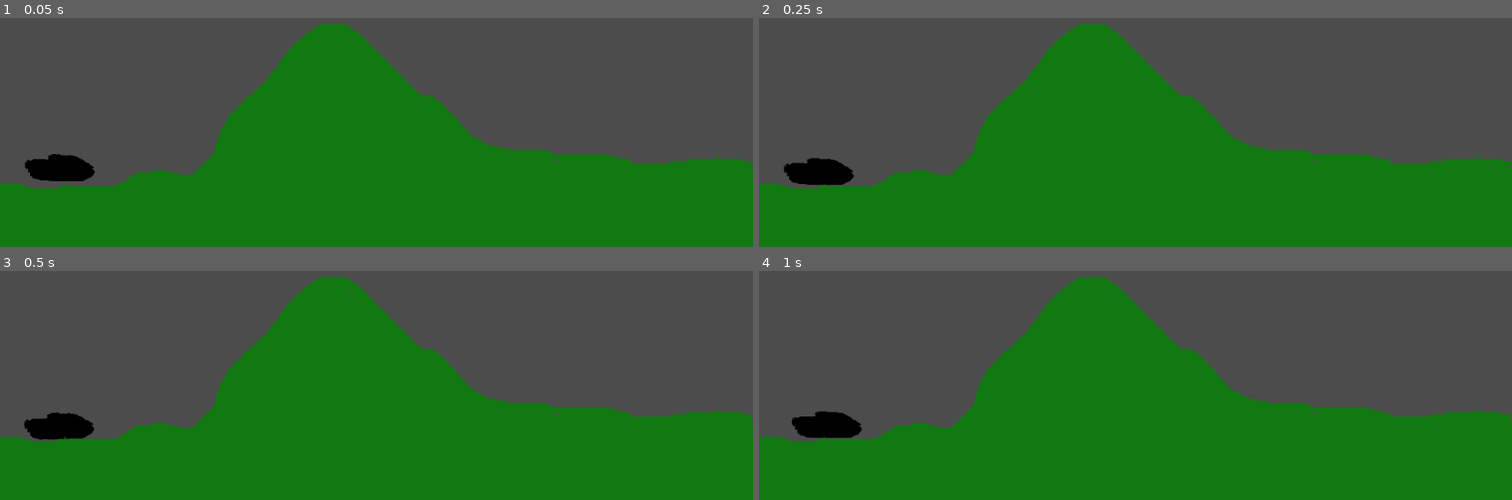
Above: before the commit, frames 1-4 (two rows, left to right).
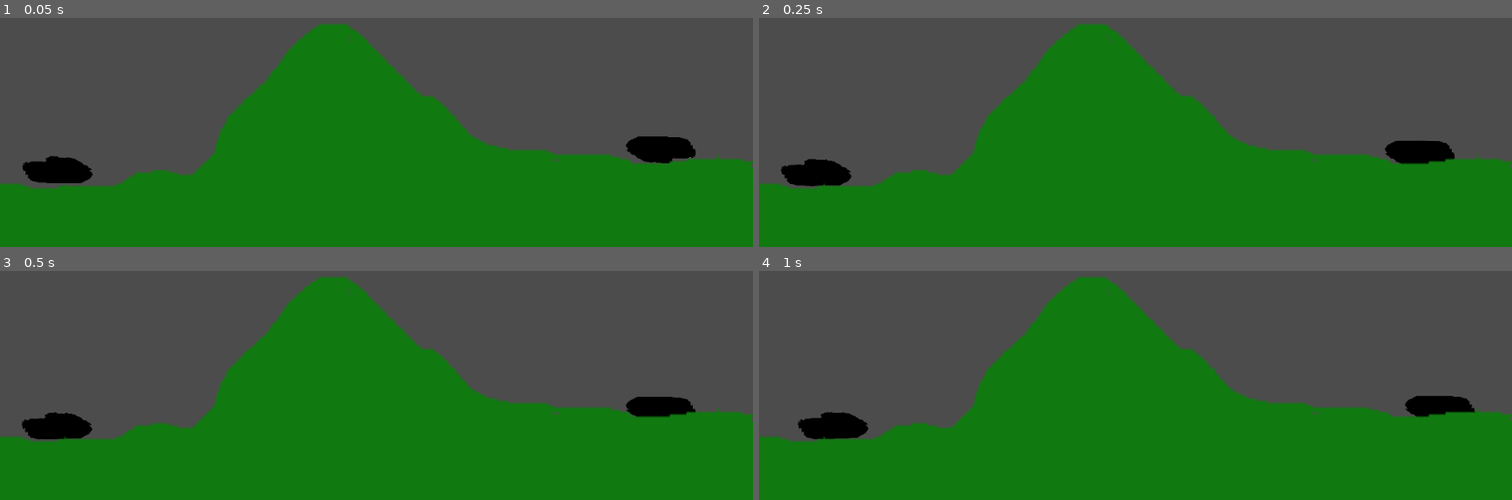
Above: after the commit, the same moments.

Repository: Sebirast/Godot-Simulation
Game: Godot game, scene res://world1.tscn
The game is run twice, just before and just after one commit, with the same random seed, the same clock (stepped at 60 frames per second) and the same inputs.
Inputs:
- Up to frame 1 (0.05 s): no input
- Up to frame 2 (0.25 s): no input
- Up to frame 3 (0.5 s): no input
- Up to frame 4 (1 s): hold Right (ui_right) from 0.53 s (still down)

The runs differ from the first frame. In frame 1, 1.1% of the frame differs, in the area x 3-93%, y 51-73%; in frame 2, 1.0%; in frame 3, 0.8%; in frame 4, 0.9%.

Commit message:
added second tank

Diff:
--- a/Code/world1.tscn
+++ b/Code/world1.tscn
@@ -5,8 +5,14 @@
 
 [node name="World" type="Node2D"]
 
+[node name="Tank" parent="." instance=ExtResource( 2 )]
+position = Vector2( 891, 468 )
+rotation = 3.14159
+scale = Vector2( 1, -1 )
+
 [node name="Tank1" parent="." instance=ExtResource( 2 )]
-position = Vector2( 89, 491 )
+position = Vector2( 86, 494 )
+scale = Vector2( 1, -1 )
 mode = 0
 mass = 65535.0
 
